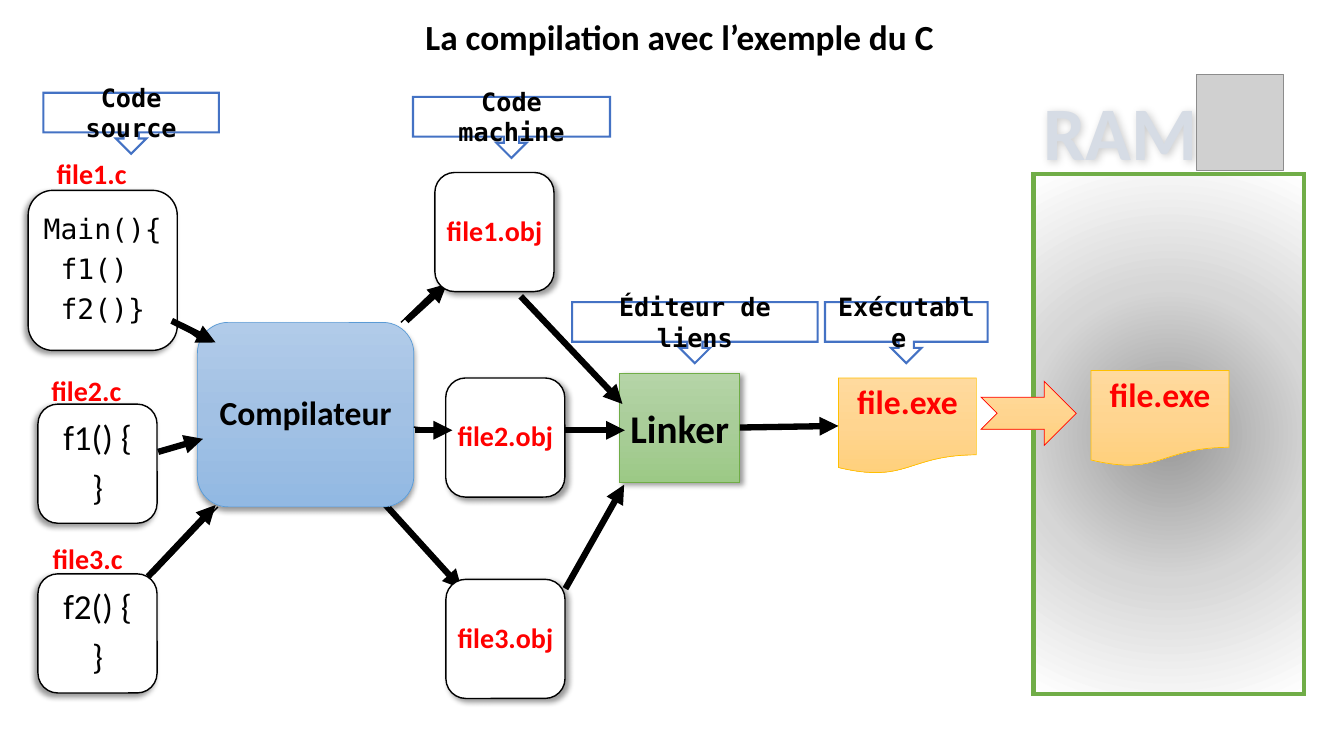
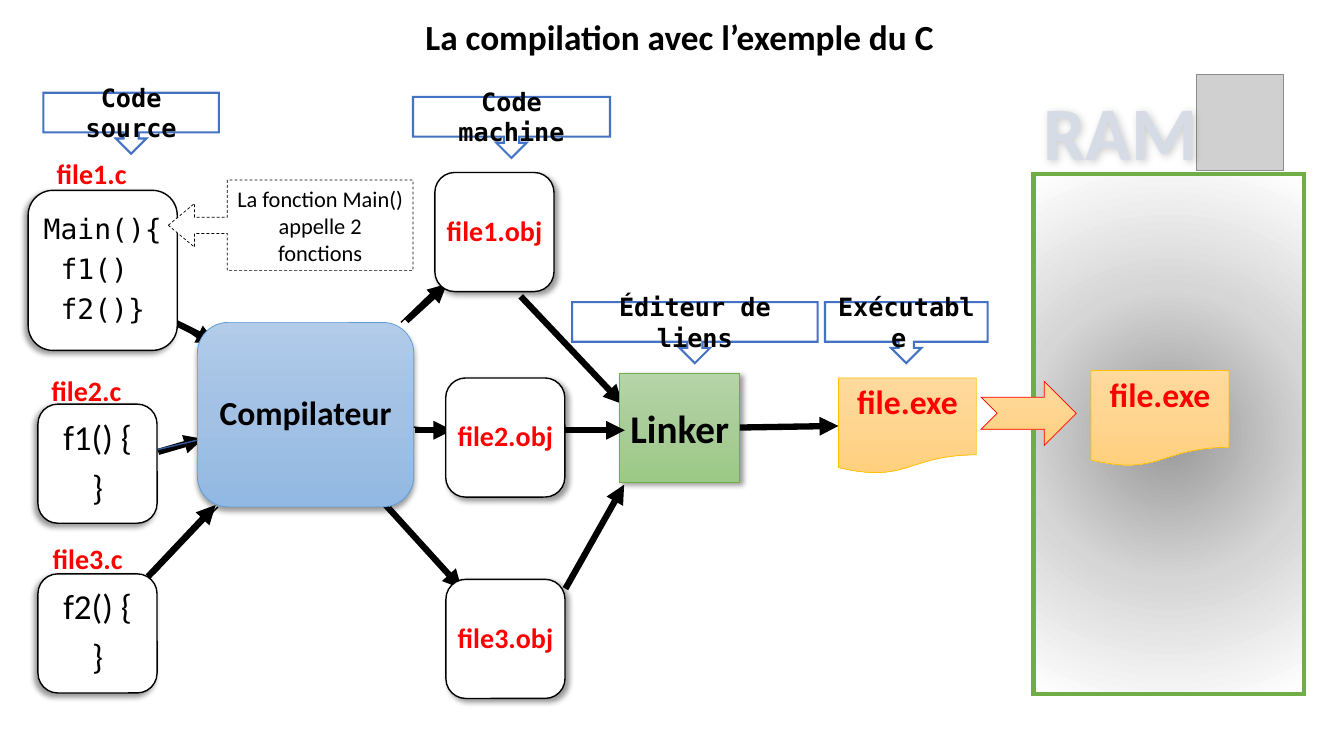
Before and after one commit to Djamelikra/javaSetup, a slide deck: slide 4 of javaInstall/Installer l’environnement de développement java.pptx. Drawn at 1344x756 pixels with LibreOffice and Linux fonts; fonts in the diff are those of the drawing; grey boxes stand for pictures. Boxes give left, top, right and bottom in pixels: in the first picture for what was removed or moved away, otherwise in the second. Text is boxed around its words. In the diff, an @@ line names an element or a change of style, - is before the commit and + after.

```diff
--- a/javaInstall/Installer l’environnement de développement java.pptx
+++ b/javaInstall/Installer l’environnement de développement java.pptx
@@ left arrow callout added at bbox=[168, 180, 413, 271], fill #FFFFFF, outline #000000 0.5 pt dashed, 16 pt, text #000000 @@
+La fonction Main() appelle 2 fonctions
```
Also in this commit, not shown: 2 other files.
